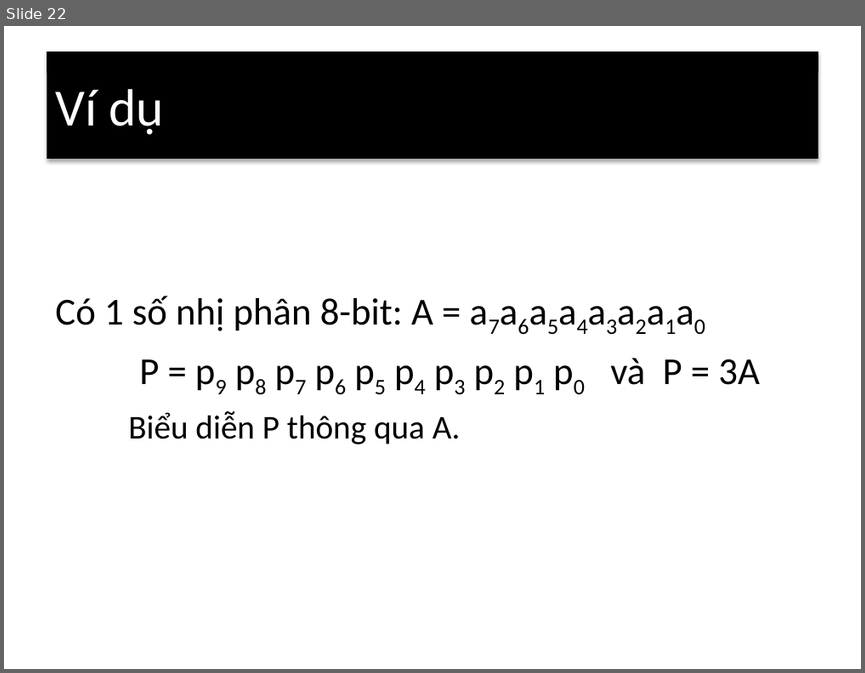
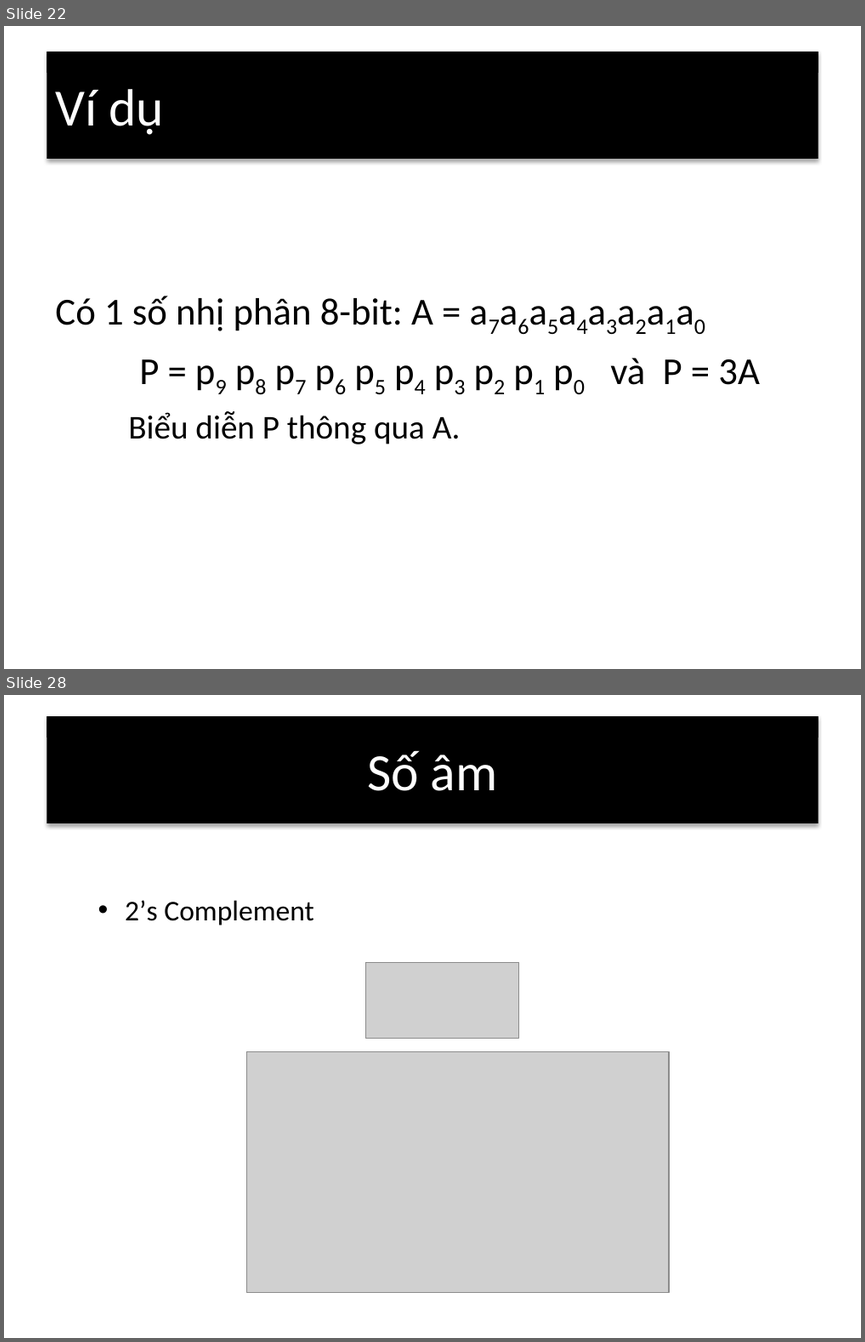
Before and after one commit to nguyentoanthang/FPGA, a slide deck: Báo-Cáo.pptx. Shown one above the other, each under a label of ours: slide 22 before the commit, slides 22 and 28 after it; the slides between them are not shown. The pictures are 865x673 and 865x1342 pixels, drawn with LibreOffice and Linux fonts; fonts in the diff are those of the drawing; grey boxes stand for pictures. Boxes give left, top, right and bottom in pixels: in the first picture for what was removed or moved away, otherwise in the second. Text is boxed around its words. In the diff, an @@ line names an element or a change of style, - is before the commit and + after.

```diff
--- a/Báo-Cáo.pptx
+++ b/Báo-Cáo.pptx
@@ slide 28 added at (4,695,861,1338), background #FFFFFF @@
@@ title added at (46,716,818,823), fill #000000, 44 pt, text #FFFFFF @@
+Số âm
@@ text added at (125,900,314,925), 24 pt, text #000000 @@
+• 2’s Complement
@@ picture added at (365,962,519,1038) @@
@@ picture added at (246,1052,668,1293) @@
```
Also in this commit, not shown: 1 slide changed, 13 other slides added, 2 slides removed, 2 other files.
